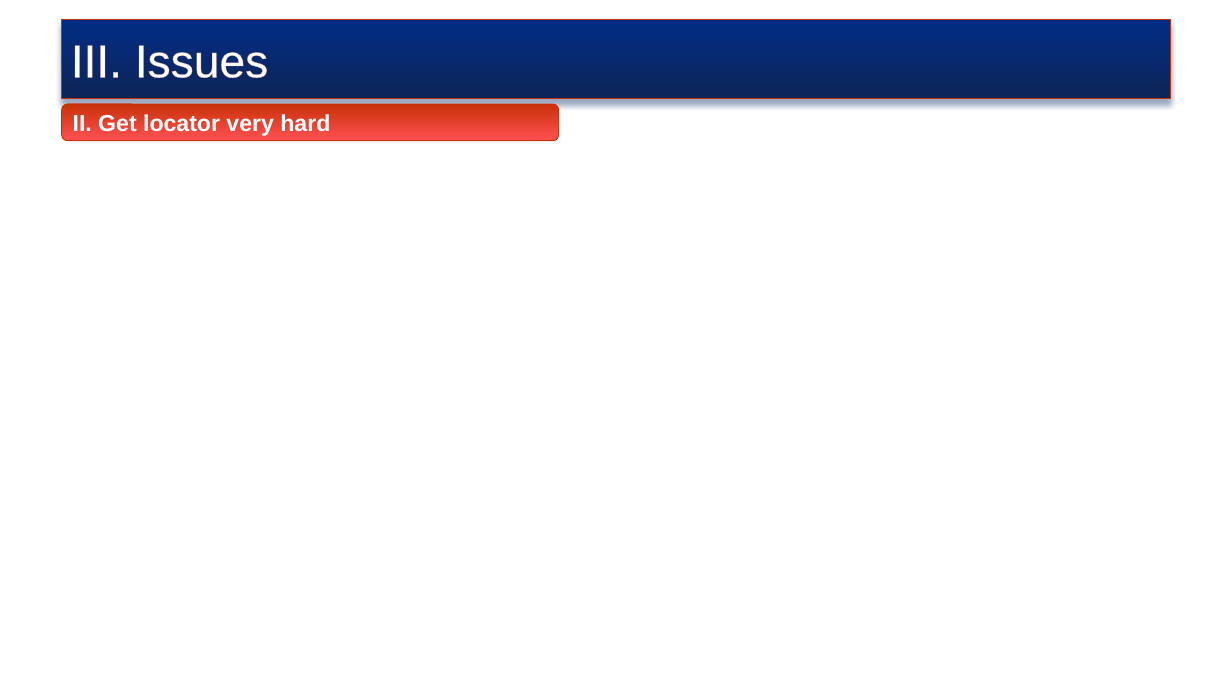
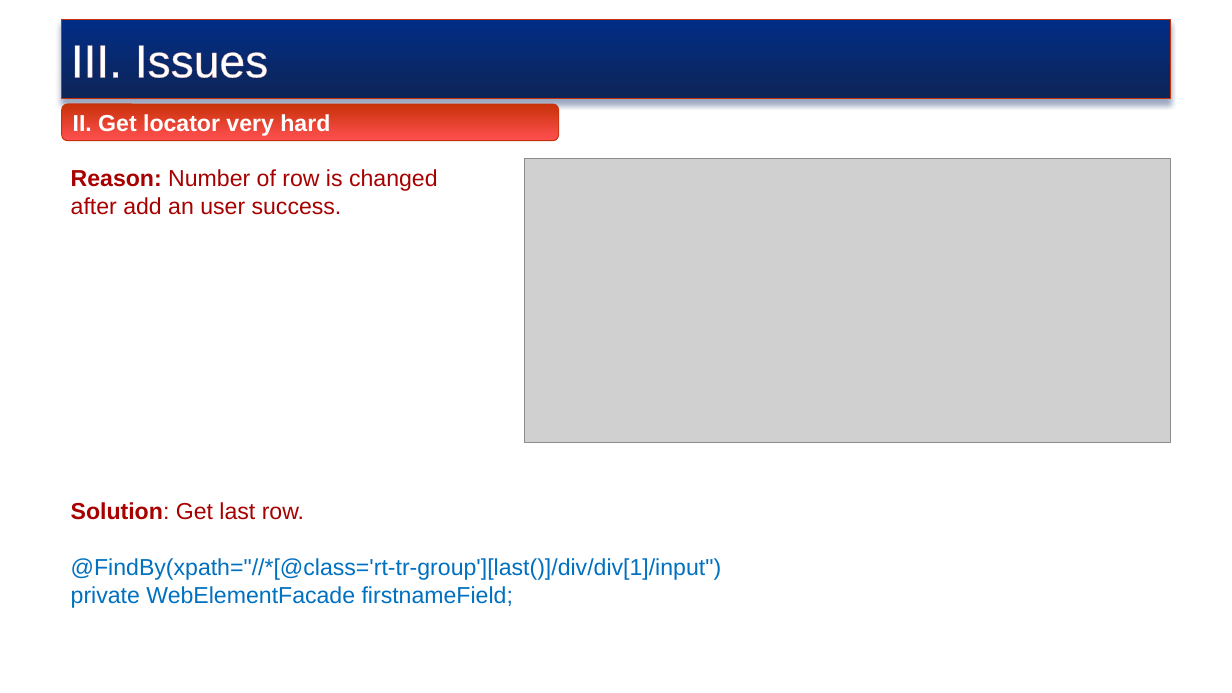
Before and after one commit to truyenkv/sharing, a slide deck: slide 12 of Sharing.pptx (slide 11 before the commit). Drawn at 1232x693 pixels with LibreOffice and Linux fonts; fonts in the diff are those of the drawing; grey boxes stand for pictures; background and template pictures are left out. Boxes give left, top, right and bottom in pixels: in the first picture for what was removed or moved away, otherwise in the second. Text is boxed around its words. In the diff, an @@ line names an element or a change of style, - is before the commit and + after.

```diff
--- a/Sharing.pptx
+++ b/Sharing.pptx
@@ text added at box(71, 169, 438, 215), 18 pt, text #A80000 @@
+Reason: Number of row is changed after add an user success.
@@ picture added at box(525, 159, 1171, 443) @@
@@ text added at box(71, 502, 304, 520), 18 pt, text #A80000 @@
+Solution: Get last row.
@@ text added at box(71, 558, 722, 608), 18 pt, text #0070C0 @@
+@FindBy(xpath="//*[@class='rt-tr-group'][last()]/div/div[1]/input")
+private WebElementFacade firstnameField;
```
Also in this commit, not shown: 1 other slide changed, 2 slides added.
